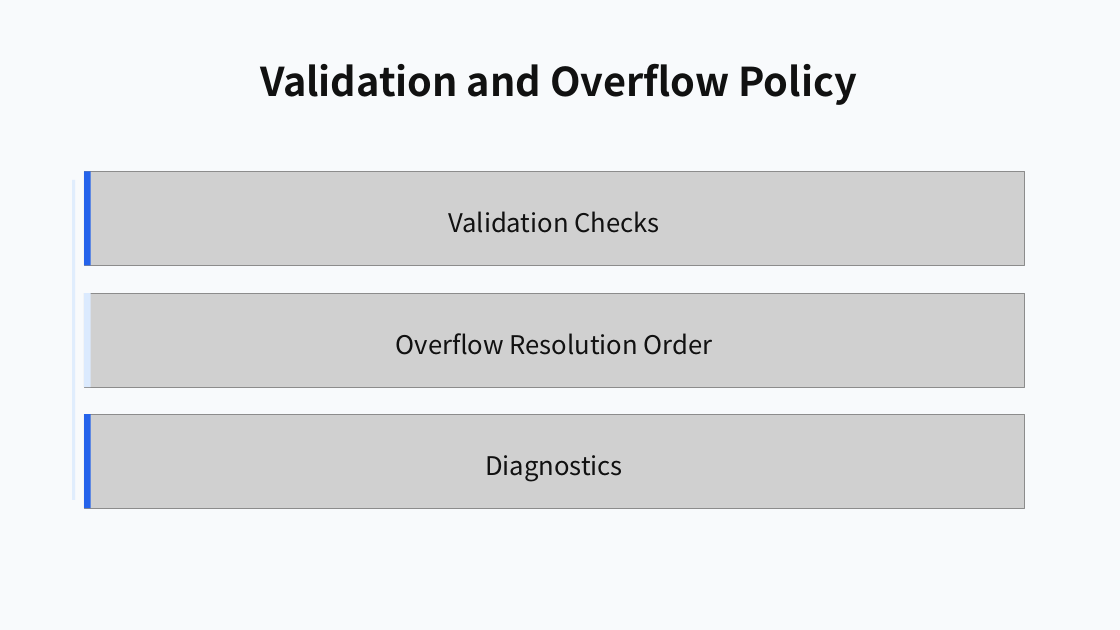
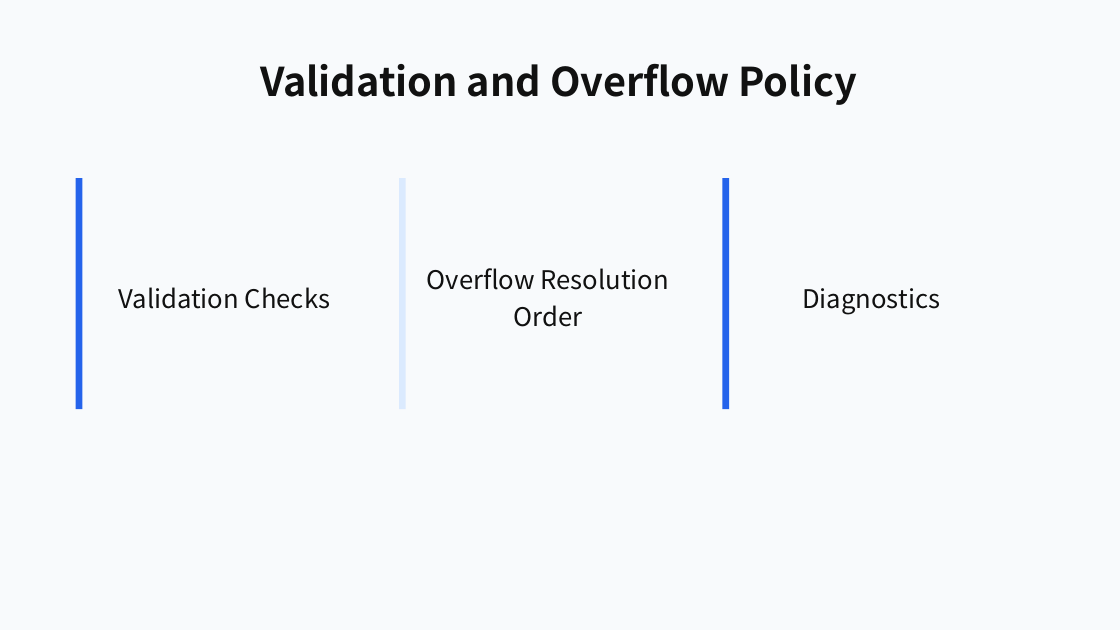
Before and after one commit to ch040602/mdpr-skill, a slide deck: slide 18 of artifacts/mdpr-vs-skill/mdpr-baseline-result.pptx. Drawn at 1120x630 pixels with LibreOffice and Linux fonts; fonts in the diff are those of the drawing; grey boxes stand for pictures. Boxes give left, top, right and bottom in pixels: in the first picture for what was removed or moved away, otherwise in the second. Text is boxed around its words. In the diff, an @@ line names an element or a change of style, - is before the commit and + after.

```diff
--- a/artifacts/mdpr-vs-skill/mdpr-baseline-result.pptx
+++ b/artifacts/mdpr-vs-skill/mdpr-baseline-result.pptx
@@ rectangle: place and size @@
-rectangle at box(84, 171, 91, 266)
+rectangle at box(76, 178, 82, 409)
@@ picture removed at box(84, 171, 1025, 266) @@
@@ rectangle added at box(399, 178, 406, 409), fill #DBEAFE @@
@@ rectangle added at box(723, 178, 729, 409), fill #2563EB @@
@@ rectangle removed at box(72, 180, 76, 500) @@
@@ text "Overflow Resolution Order" rewrapped from box(396, 333, 713, 355) to box(427, 268, 668, 327) @@
@@ picture removed at box(84, 293, 1025, 387) @@
@@ rectangle removed at box(84, 293, 91, 387) @@
@@ text "Validation Checks": place and size @@
-text "Validation Checks" at box(448, 211, 660, 233)
+text "Validation Checks" at box(119, 287, 330, 309)
@@ text "Diagnostics": place and size @@
-text "Diagnostics" at box(485, 455, 623, 482)
+text "Diagnostics" at box(802, 288, 940, 314)
@@ picture removed at box(84, 414, 1025, 508) @@
@@ rectangle removed at box(84, 414, 91, 508) @@
```
Also in this commit, not shown: 21 other slides changed, 12 other files.
